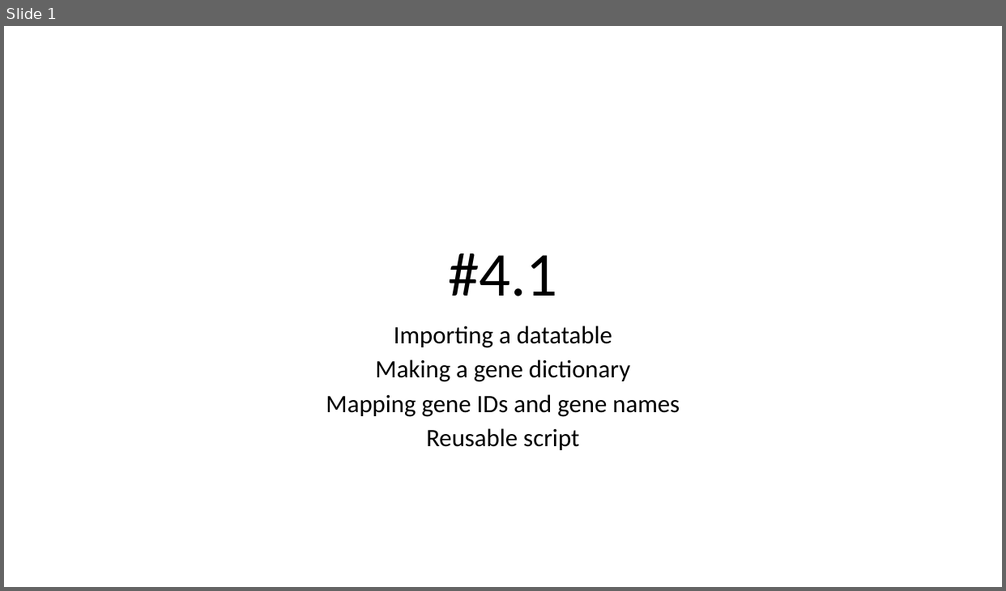
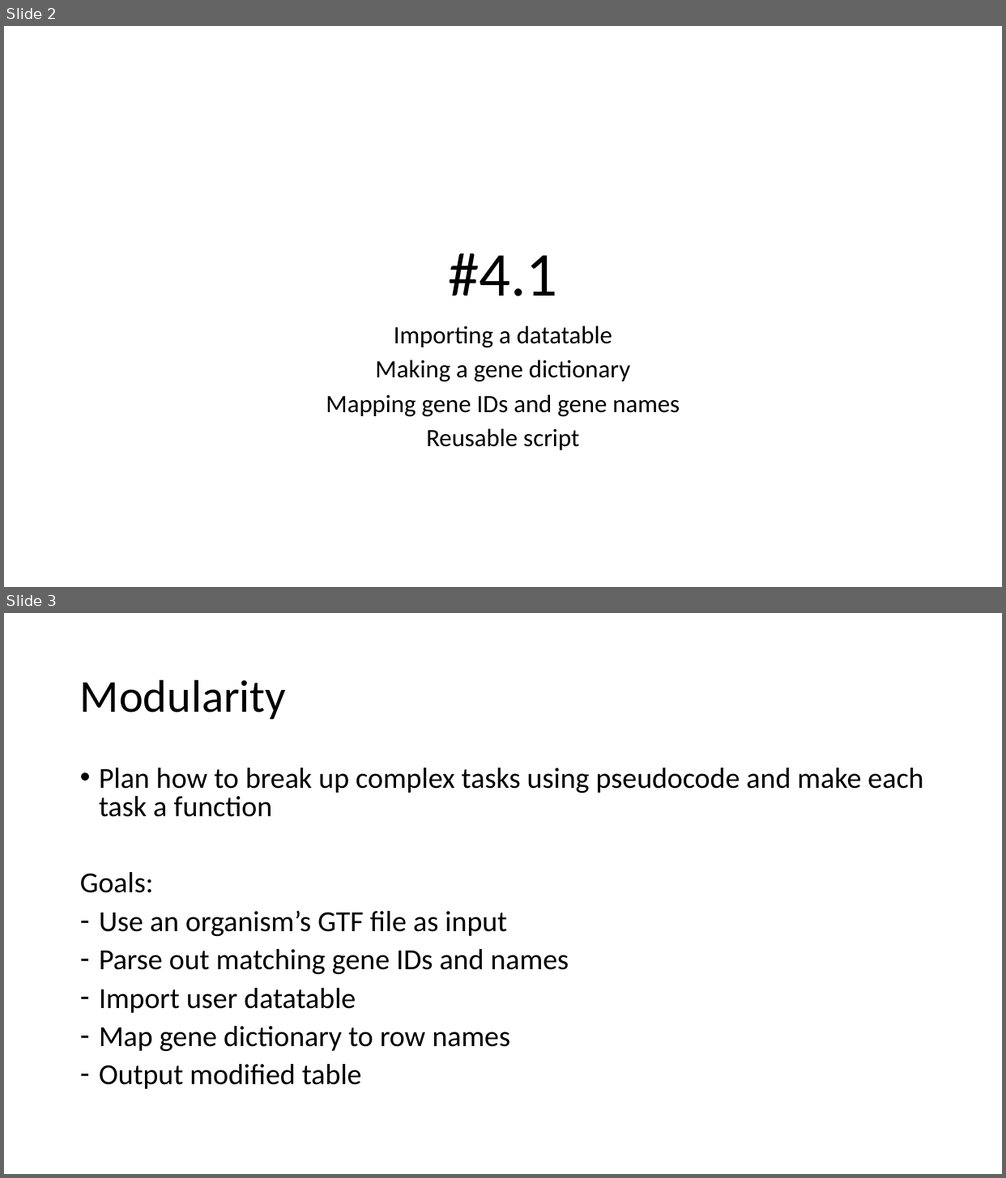
Before and after one commit to j-berg/bioinformatics-bootcamp, a slide deck: class_4_1/class_4_1.pptx. Shown one above the other, each under a label of ours: slide 1 before the commit, slides 2 and 3 after it. The pictures are 1006x591 and 1006x1178 pixels, drawn with LibreOffice and Linux fonts; fonts in the diff are those of the drawing. Boxes give left, top, right and bottom in pixels: in the first picture for what was removed or moved away, otherwise in the second. Text is boxed around its words. In the diff, an @@ line names an element or a change of style, - is before the commit and + after.

```diff
--- a/class_4_1/class_4_1.pptx
+++ b/class_4_1/class_4_1.pptx
@@ slide 3 added at (x1=4, y1=613, x2=1002, y2=1174), background #FFFFFF @@
@@ title added at (x1=80, y1=679, x2=286, y2=719), 44 pt, text #000000 @@
+Modularity
@@ text added at (x1=80, y1=768, x2=923, y2=1089), 28 pt, text #000000 @@
+• Plan how to break up complex tasks using pseudocode and make each task a function
+Goals:
+– Use an organism’s GTF file as input
+– Parse out matching gene IDs and names
+– Import user datatable
+– Map gene dictionary to row names
+– Output modified table
@@ what was slide 1 is now slide 2 @@
```
Also in this commit, not shown: 9 other slides added, 5 other files.
